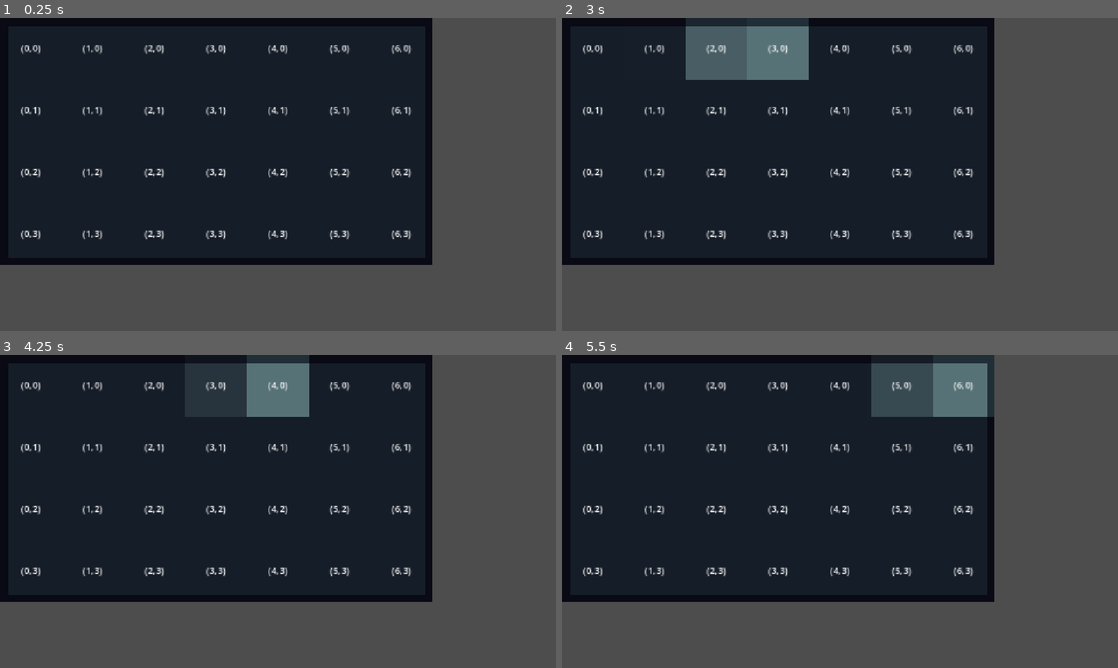
Above: before the commit, frames 1-4 (two rows, left to right).
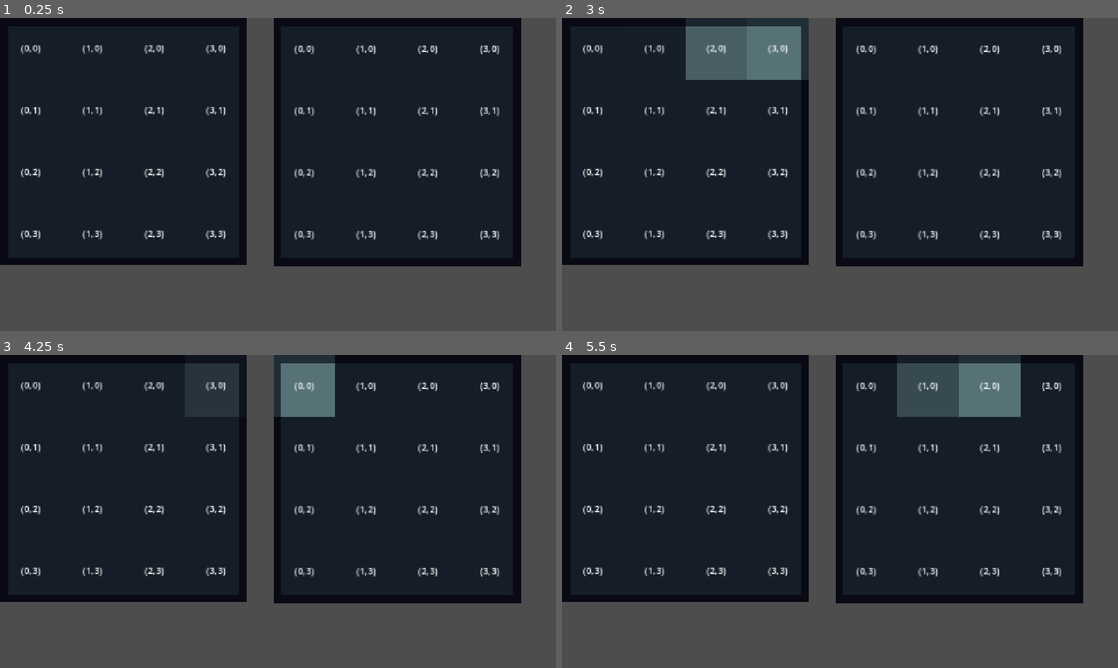
Above: after the commit, the same moments.

Repository: Froggo05/inventory-demo
Game: Godot game, scene res://Scenes/test_scene.tscn
Two runs of this game, one before a commit and one after it. Both use one fixed random seed, a clock stepped at 60 frames per second and the inputs below.
Inputs (mouse positions are in pixels of both pictures, inside the frame that each line leads up to):
- Up to frame 1 (0.25 s): no input
- Up to frame 2 (3 s): click (595, 49) at 0.5 s, where only the run before the commit has a clickable "(0, 0)"; click (656, 49) at 1.25 s, where only the run before the commit has a clickable "(1, 0)"; click (717, 49) at 2 s, where only the run before the commit has a clickable "(2, 0)"; click (778, 49) at 2.75 s, where only the run before the commit has a clickable "(3, 0)"
- Up to frame 3 (4.25 s): click (278, 386) at 3.5 s, where only the run before the commit has a clickable "(4, 0)"
- Up to frame 4 (5.5 s): click (901, 386) at 4.25 s, where only the run before the commit has a clickable "(5, 0)"; click (962, 386) at 5 s, where only the run before the commit has a clickable "(6, 0)"

The runs differ from the first frame. In frame 1, 18% of the frame differs, in the area x 44-94%, y 0-80%; in frame 2, 18%; in frame 3, 19%; in frame 4, 20%.

Commit message:
Added the basic drag structure and cell identification

Diff:
--- a/Scenes/UI.tscn
+++ b/Scenes/UI.tscn
@@ -10,7 +10,23 @@
 anchor_bottom = 1.0
 grow_horizontal = 2
 grow_vertical = 2
+mouse_filter = 1
 script = ExtResource("1_nxvpl")
 
 [node name="Inventory" parent="." unique_id=718738191 instance=ExtResource("1_w371h")]
 layout_mode = 1
+anchors_preset = -1
+anchor_right = 0.3923611
+anchor_bottom = 0.44598764
+mouse_default_cursor_shape = 6
+metadata/_edit_use_anchors_ = true
+
+[node name="Inventory2" parent="." unique_id=839876674 instance=ExtResource("1_w371h")]
+layout_mode = 1
+anchors_preset = -1
+anchor_left = 0.4921875
+anchor_top = 0.0015432099
+anchor_right = 0.8671875
+anchor_bottom = 0.43209878
+mouse_default_cursor_shape = 3
+metadata/_edit_use_anchors_ = true
--- a/Scenes/inventory.tscn
+++ b/Scenes/inventory.tscn
@@ -3,7 +3,7 @@
 [ext_resource type="Script" uid="uid://c4emdbk5bgyup" path="res://Scripts/item_grid.gd" id="1_k5gp2"]
 [ext_resource type="Script" uid="uid://dcvho74542bqw" path="res://Scripts/inventory.gd" id="1_yxepq"]
 
-[node name="Inventory" type="Control" unique_id=718738191 node_paths=PackedStringArray("InventoryGrid")]
+[node name="Inventory" type="Control" unique_id=718738191 node_paths=PackedStringArray("inventorySlotGridContainer")]
 layout_mode = 3
 anchors_preset = 15
 anchor_right = 1.0
@@ -12,15 +12,19 @@
 grow_vertical = 2
 size_flags_horizontal = 3
 size_flags_vertical = 3
+mouse_filter = 1
 script = ExtResource("1_yxepq")
-InventoryGrid = NodePath("ItemGrid")
+inventorySlotGridContainer = NodePath("ItemGrid")
+inventorySize = Vector2i(4, 4)
 
 [node name="ItemGrid" type="GridContainer" parent="." unique_id=1752849925]
 layout_mode = 1
 scale = Vector2(16, 16)
 theme_override_constants/h_separation = 0
 theme_override_constants/v_separation = 0
-columns = 6
+columns = 4
 script = ExtResource("1_k5gp2")
-InventorySize = Vector2i(7, 4)
 ButtonScale = 24.0
+
+[connection signal="mouse_entered" from="." to="." method="_on_mouse_entered"]
+[connection signal="mouse_exited" from="." to="." method="_on_mouse_exited"]
--- a/Scenes/slotButton.tscn
+++ b/Scenes/slot.tscn
@@ -1,17 +1,21 @@
 [gd_scene format=3 uid="uid://bnpc3x54j2idn"]
 
-[ext_resource type="Script" uid="uid://qm4f1i3r4tuy" path="res://Scripts/slotButton.gd" id="1_uyo7w"]
-[ext_resource type="Texture2D" uid="uid://bvdwf1xp3kq3h" path="res://Assets/Textures/InventorySlotTileSet2.png" id="2_ebcs1"]
-[ext_resource type="Texture2D" uid="uid://cqs2b58tsu0ht" path="res://Assets/Textures/InventorySlotTileSet1.png" id="3_qma5i"]
+[ext_resource type="Script" uid="uid://qm4f1i3r4tuy" path="res://Scripts/slot.gd" id="1_67ou1"]
+[ext_resource type="Texture2D" uid="uid://bvdwf1xp3kq3h" path="res://Assets/Textures/InventorySlotTileSet2.png" id="2_c828r"]
+[ext_resource type="Texture2D" uid="uid://cqs2b58tsu0ht" path="res://Assets/Textures/InventorySlotTileSet1.png" id="3_th82r"]
 
-[node name="Slot" type="Button" unique_id=2138346232 node_paths=PackedStringArray("TextureDict", "label")]
+[node name="Slot" type="Control" unique_id=1398576218 node_paths=PackedStringArray("TextureDict", "label")]
 self_modulate = Color(1, 1, 1, 0)
+custom_minimum_size = Vector2(8, 8)
+layout_mode = 3
+anchors_preset = 0
 offset_left = -4.0
 offset_top = -4.0
 offset_right = 4.0
 offset_bottom = 4.0
 pivot_offset_ratio = Vector2(0.5, 0.5)
-script = ExtResource("1_uyo7w")
+mouse_filter = 1
+script = ExtResource("1_67ou1")
 TextureDict = {
 "default": NodePath("DefaultTexture"),
 "hover": NodePath("HoverTexture")
--- a/Scenes/test_scene.tscn
+++ b/Scenes/test_scene.tscn
@@ -9,6 +9,9 @@
 anchor_bottom = 1.0
 grow_horizontal = 2
 grow_vertical = 2
+mouse_filter = 1
+mouse_default_cursor_shape = 2
 
 [node name="UI" parent="." unique_id=1702278730 instance=ExtResource("1_3dogw")]
 layout_mode = 1
+mouse_default_cursor_shape = 1
--- a/Scripts/GlobalVars.gd
+++ /dev/null
@@ -1,15 +0,0 @@
-extends Node
-#-----enums-----
-
-#-----sub-components-----
-
-#-----signals-----
-
-#-----variables-----
-
-#-----private-----
-
-#-----public-----
-var SelectedItem: Item
-
-#-----signal responses-----
--- /dev/null
+++ b/Scripts/Globals.gd
@@ -0,0 +1,29 @@
+extends Node
+#-----enums-----
+
+#-----sub-components-----
+
+#-----signals-----
+
+#-----variables-----
+
+#-----private-----
+
+#-----public-----
+var SelectedItem: Item
+var inventoryCount: int
+var hoveredCellCoordinate: Vector2i
+var hoveredInventoryId: int
+
+var mouseIsHovering: bool = false
+
+func getUniqueInventoryIndex()-> int:
+	inventoryCount += 1
+	return inventoryCount-1
+
+#-----signal responses-----
+
+func updateHoveredCell(inventoryCoordinate: Vector2i, inventoryIndex: int)->void:
+	hoveredCellCoordinate = inventoryCoordinate
+	hoveredInventoryId = inventoryIndex
+	print("Updating Hover: ", hoveredCellCoordinate, " in inventory: ", inventoryIndex)
--- a/Scripts/drag.gd
+++ b/Scripts/drag.gd
@@ -1,21 +1,32 @@
-class_name drag extends Node
+class_name Drag extends RefCounted
 #-----enums-----
-
+#enum dragType{}
 #-----sub-components-----
 
 #-----signals-----
 
 #-----variables-----
 var item: Item
+var type: String #Drag type, might add later
 var position: Vector2
+var offset: Vector2
+var dragSmoothing: float = 1.0
+var targetPosition: Vector2
 
 #-----private-----
-func _init(targetItem: Item, initialPosition: Vector2) -> void:
+func _init(targetItem: Item, dragType: String = "") -> void:
 	item = targetItem
-	position = initialPosition
+	type = dragType
+	#need to store the item slot relative to the item size clicked
 
 #-----public-----
 func endDrag()->void:
+	free()
 
+func setTarget(pos: Vector2)->void:
+	targetPosition = pos
+
+func updateItemPosition(delta)->void:
+	item.global_position = item.global_position.move_toward(targetPosition, delta * dragSmoothing)
 
 #-----signal responses-----
--- a/Scripts/inventory.gd
+++ b/Scripts/inventory.gd
@@ -3,19 +3,31 @@
 #-----enums-----
 
 #-----sub-components-----
-@export var InventoryGrid: InventorySlotGridContainer
+@export var inventorySlotGridContainer: InventorySlotGridContainer
 #-----signals-----
 
 #-----variables-----
+@export var inventorySize: Vector2i = Vector2i.ONE
 var itemsArray: Array = []
 var initialMousePos: Vector2 = Vector2.ZERO
+var inventoryIndex: int
+var inventoryGrid: Array[Array]:
+	set(value):
+		return
+	get():
+		return inventorySlotGridContainer.InventoryGrid
 #-----private-----
-
+func _ready() -> void:
+	inventoryIndex = Global.getUniqueInventoryIndex()
+	inventorySlotGridContainer.generateGrid(inventorySize, inventoryIndex)
 #-----public-----
 func addItem(item: Item)->void:
 	itemsArray.append(item)
 
-func _process(delta: float) -> void:
-	if Input.is_action_just_pressed("Leftclick"):
-		initialMousePos
 #-----signal responses-----
+func _on_mouse_entered() -> void:
+	Global.mouseIsHovering = true
+	print("Mouse is hovering Inventory", Global.hoveredInventoryId)
+
+func _on_mouse_exited() -> void:
+	Global.mouseIsHovering = false
--- a/Scripts/item_grid.gd
+++ b/Scripts/item_grid.gd
@@ -7,16 +7,12 @@
 #-----signals-----
 
 #-----variables-----
-@export var InventorySize: Vector2i = Vector2i.ONE
 @export var ButtonScale: float = 1.0
 var InventoryGrid: Array = []
-
 #-----private-----
-func _ready() -> void:
-	_generateGrid(InventorySize)
 
 #-----public-----
-func _generateGrid(inventorySize: Vector2i)->void:
+func generateGrid(inventorySize: Vector2i, inventoryIndex: int)->void:
 	self.columns = inventorySize.x
 	InventoryGrid.resize(inventorySize.x)
 
@@ -32,7 +28,10 @@
 			slot.inventoryCoordinate = Vector2i(x,y)
 			slot.label.text = "(" + str(x) + ", " + str(y) + ")"
 			slot.updateTexture(slot.inventoryCoordinate, inventorySize)
+			slot.inventoryIndex = inventoryIndex
+			slot.slotHovered.connect(Global.updateHoveredCell)
 			InventoryGrid[x][y] = slot
 			add_child(slot)
 	print(InventoryGrid)
+
 #-----signal responses-----
--- a/Scripts/slotButton.gd
+++ b/Scripts/slot.gd
@@ -27,6 +27,7 @@
 @export var label: Label
 
 #-----signals-----
+signal slotHovered(inventoryCoordinate: Vector2i, inventoryIndex: int)
 
 #-----variables-----
 @export_category("Variables")
@@ -34,6 +35,7 @@
 var tween: Tween
 
 var inventoryCoordinate: Vector2i = Vector2i.ZERO
+var inventoryIndex: int
 var itemContained: Item:
 	set(value):
 		if value == null:
@@ -41,7 +43,6 @@
 		else:
 			hasItem = true
 		return value
-
 var hasItem: bool = false
 
 
@@ -111,6 +112,8 @@
 
 #-----signal responses-----
 func on_mouse_entered() -> void:
+	slotHovered.emit(inventoryCoordinate, inventoryIndex)
+
 	_resetTween()
 	tween.parallel().tween_property(TextureDict["default"], "modulate", Color(1.0, 1.0, 1.0, 0.0), 0.1)
 
--- a/Scripts/ui.gd
+++ b/Scripts/ui.gd
@@ -6,8 +6,66 @@
 #-----signals-----
 
 #-----variables-----
+var dragInstance: Drag
 
+var leftclickActive: bool = false
+
+var avaliableInventories: Array = []
 #-----private-----
+func _ready() -> void:
+	for child in get_children():
+		if child is InventoryManager:
+			avaliableInventories.append(child)
+			child.inventoryIndex = avaliableInventories.size() - 1
+
+func _updateDrag(delta)->void:
+	if dragInstance == null:
+		return
+	dragInstance.setTarget(get_global_mouse_position())
+	dragInstance.updateItemPosition(delta)
+
+func _startDrag()->void:
+	if dragInstance != null:
+		push_warning("Last drag not finished")
+	var item = _lookUpInventorySlotHovered()
+	if item == null:
+		print("No item in hovered slot | Drag failed")
+		return
+	print("Starting Drag")
+	dragInstance = Drag.new(item)
+
+func _lookUpInventorySlotHovered()->Item:
+	if !Global.mouseIsHovering:
+		push_warning("No Inventory Hovered")
+		return
+
+	var inventory = avaliableInventories[Global.hoveredInventoryId] as InventoryManager
+	var inventorySlot = inventory.inventoryGrid[
+		Global.hoveredCellCoordinate.x][
+		Global.hoveredCellCoordinate.y] as Slot
+
+	if !inventorySlot.hasItem:
+		print("No item in slot")
+		return
+
+	return inventorySlot.itemContained
+
+func _endDrag()->void:
+	if dragInstance == null:
+		return
+	dragInstance.endDrag()
+
+func _physics_process(delta: float) -> void:
+	if leftclickActive:
+		_updateDrag(delta)
+
+func _input(event: InputEvent) -> void:
+	if event.is_action_pressed("Leftclick"):
+		leftclickActive = true
+		_startDrag()
+	if event.is_action_released("Leftclick"):
+		leftclickActive = false
+		_endDrag()
 
 #-----public-----
 
--- a/project.godot
+++ b/project.godot
@@ -17,7 +17,7 @@
 
 [autoload]
 
-GlobalVars="*uid://bi8byrfnpwg5c"
+Global="*uid://bi8byrfnpwg5c"
 
 [display]
 
Not shown: 1 places in Scenes/slot.tscn that only renumber resources
Renamed: Scripts/GlobalVars.gd.uid -> Scripts/Globals.gd.uid
Renamed: Scripts/slotButton.gd.uid -> Scripts/slot.gd.uid
